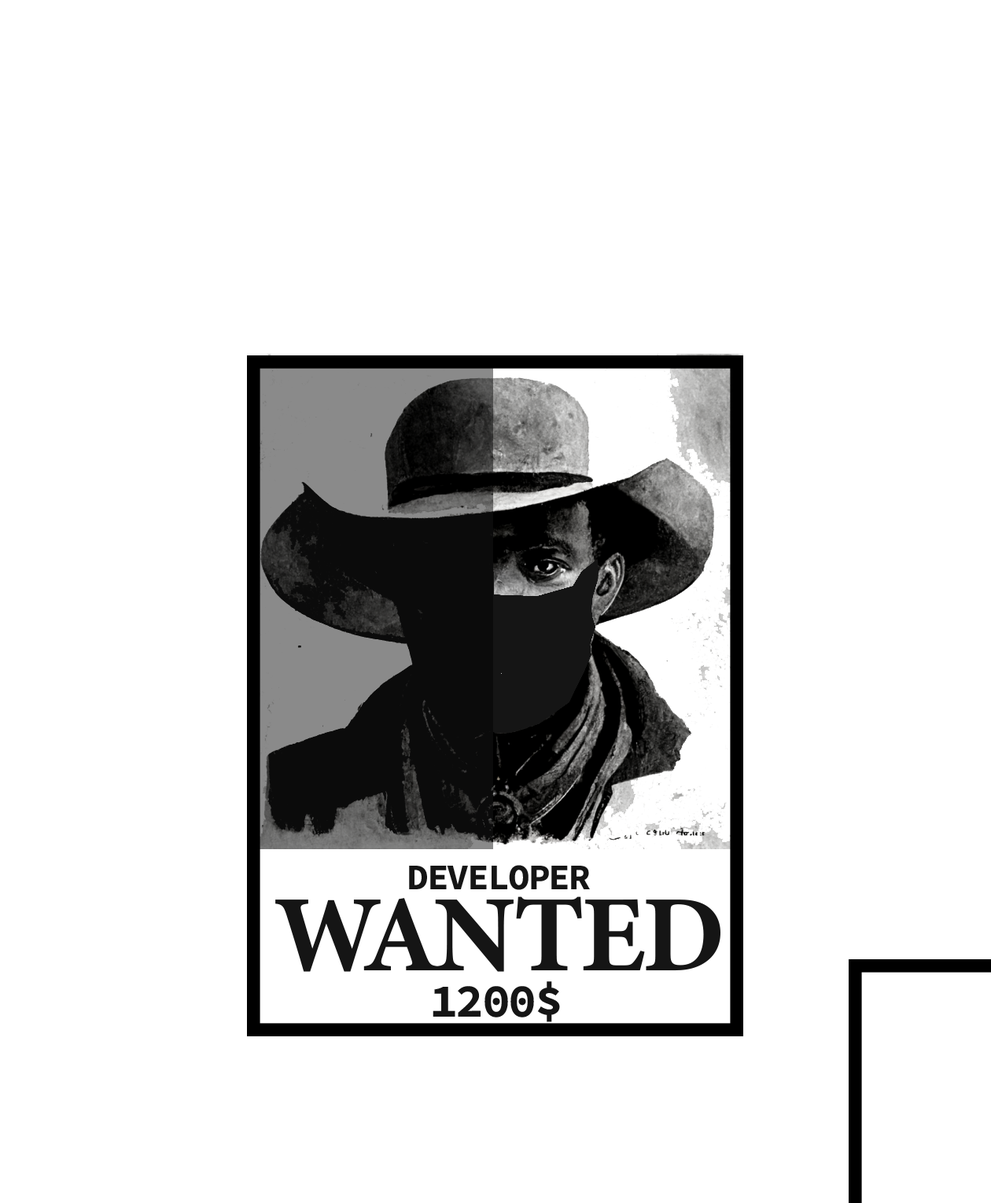
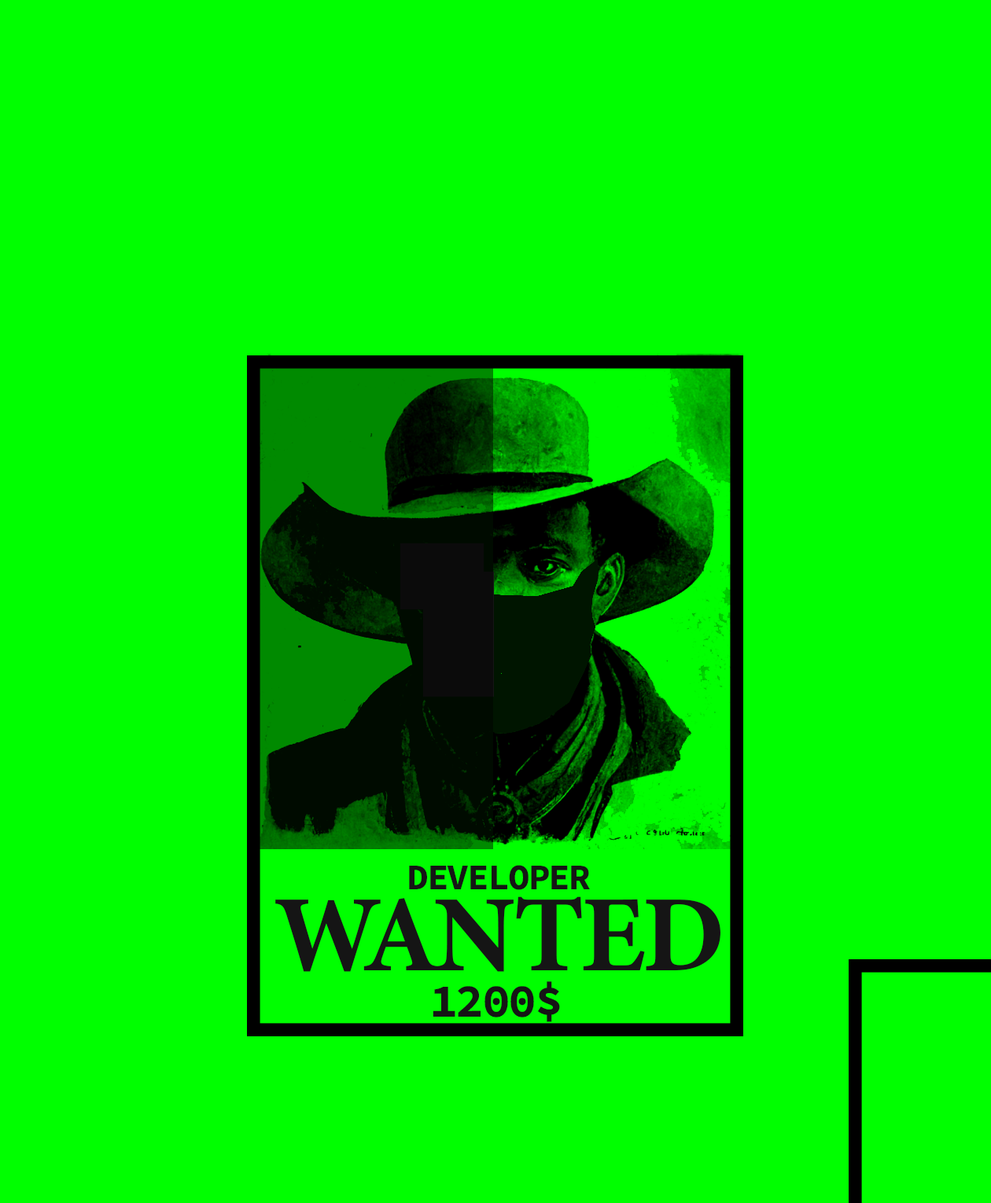
Revision of a layered 991 × 1203 image; what changed, layer by layer:
added layer "Layer 3" over [0, 0, 991, 1203]
